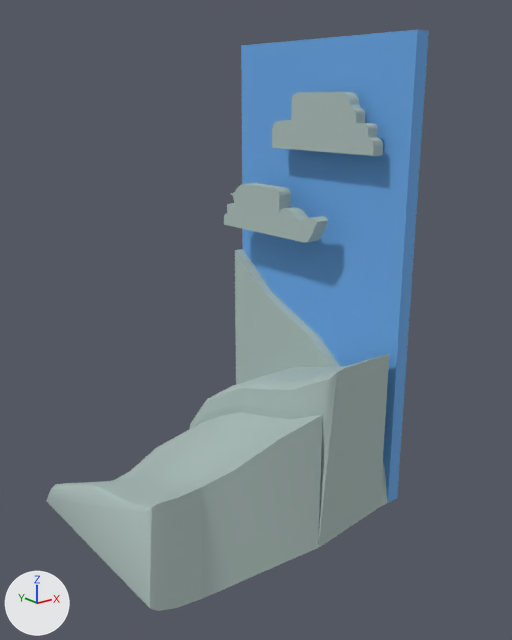
One commit to the glTF model 3d/livelliBianchi.glb: the scene before it, then after it.
Rendered twice from a camera (50 mm lens) standing at (-8.17, -9.67, 3.08) and looking at (-0.69, -0.32, -0.66). Arrows for +X, +Y and +Z are at lower left; the lights stay in place. Where no turn or scale is listed for an object, it has been applied to the vertices.
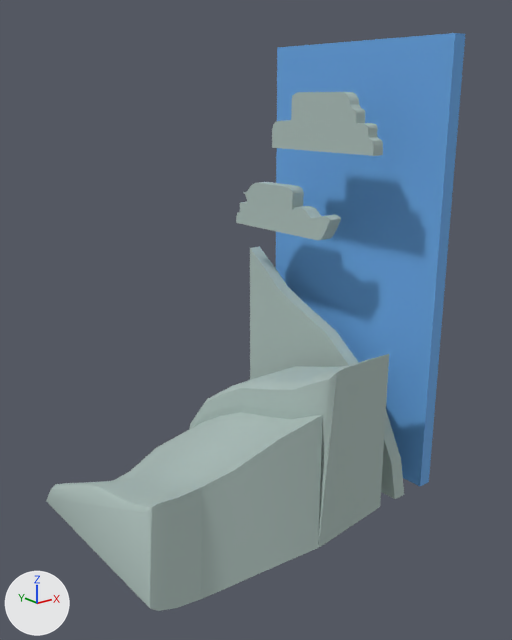
Commit message: livelli bianchi miglioramento

Boxes (x1, y1, x2, y2) around the edits, measured in the pictures (512 x 640 px):
'Plane', moved: before (241, 30, 429, 503); after (276, 33, 465, 486)
'Plane.001', moved: before (235, 249, 388, 507); after (250, 246, 404, 499)
'Cube.003', moved: before (224, 183, 328, 243); after (236, 182, 341, 240)

The change, as a list of edits to the scene's bpy script:
```text
Change ob_cube_003:
    ob_cube_003.location: (0.43, 0.83, 1.07) -> (0.75, 0.83, 1.07)
Change ob_plane:
    ob_plane.location: (0.94, 0.0, 0.0) -> (1.87, 0.0, 0.0)
Change ob_plane_001:
    ob_plane_001.location: (0.73, 0.0, 0.0) -> (1.14, 0.0, 0.0)
```
